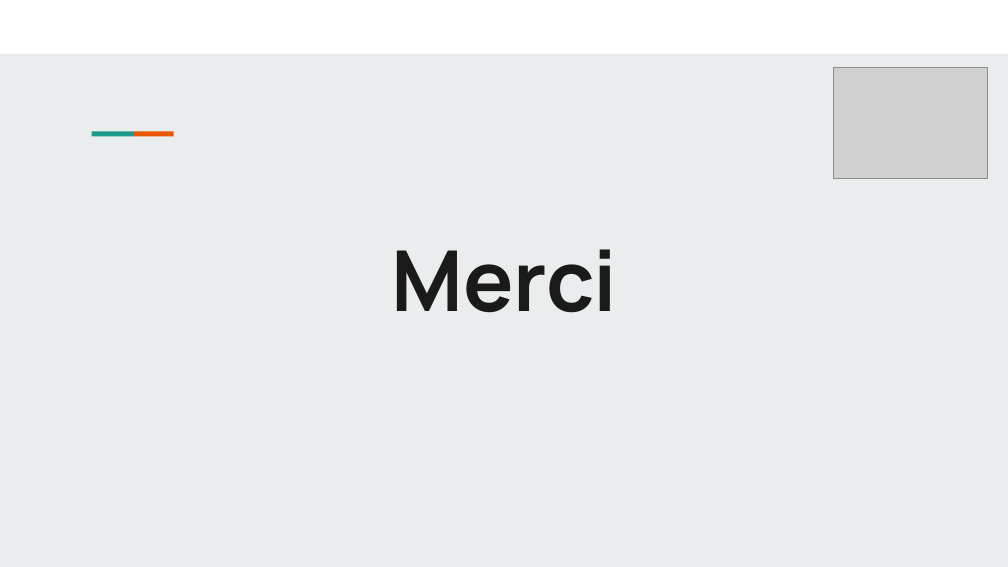
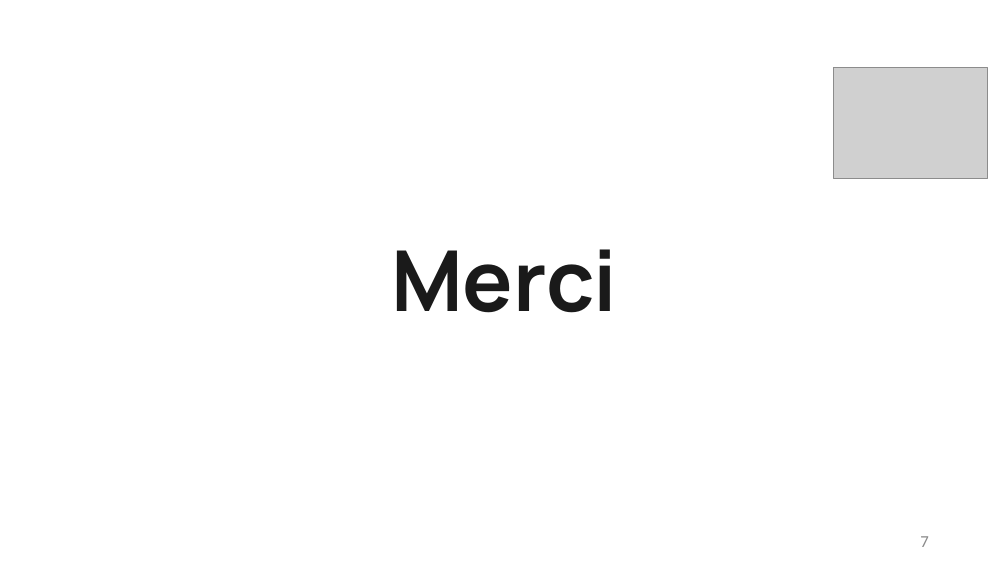
Before and after one commit to FlashOnFire/MirrorVerse, a slide deck: slide 7 of project_managment/MATH-INFO_01-mirror-verse.odp. Drawn at 1008x567 pixels with LibreOffice and Linux fonts; fonts in the diff are those of the drawing; grey boxes stand for pictures. Boxes give left, top, right and bottom in pixels: in the first picture for what was removed or moved away, otherwise in the second. Text is boxed around its words. In the diff, an @@ line names an element or a change of style, - is before the commit and + after.

```diff
--- a/project_managment/MATH-INFO_01-mirror-verse.odp
+++ b/project_managment/MATH-INFO_01-mirror-verse.odp
@@ background #E9EDEE to #FFFFFF @@
@@ rectangle removed at <box>0,0,1008,53</box> @@
@@ rectangle removed at <box>92,131,133,136</box> @@
@@ rectangle removed at <box>132,131,173,136</box> @@
@@ page number added at <box>920,536,928,547</box>, 12 pt, text #898989 @@
+7
```
Also in this commit, not shown: 8 other slides changed, 1 slide added, 1 slide removed, 2 other files.
